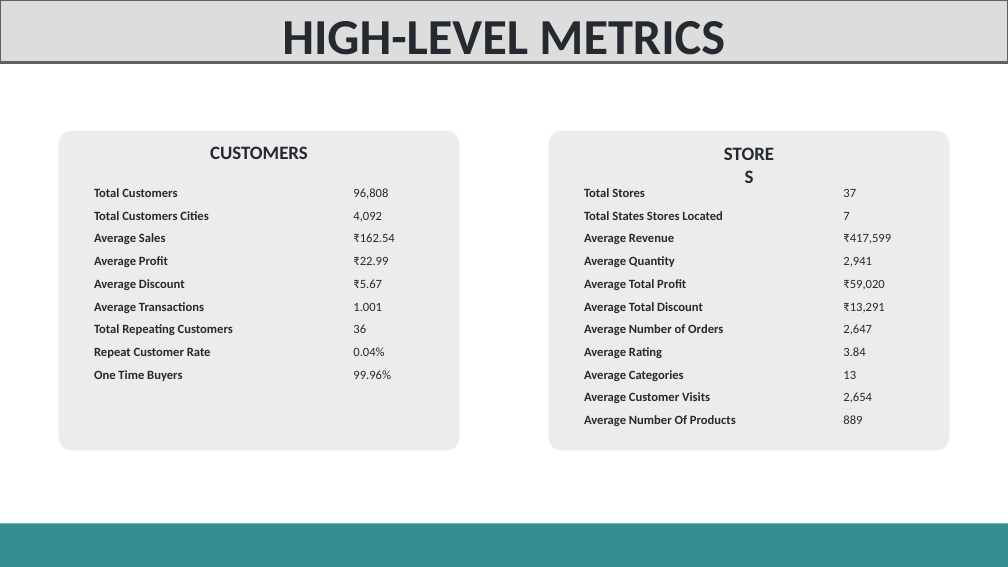
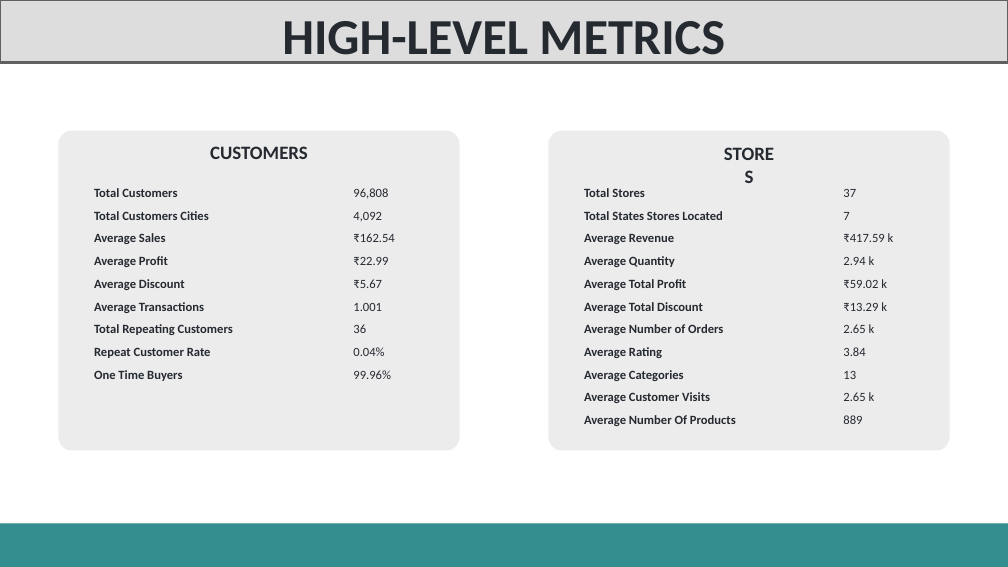
Before and after one commit to Dipesh-Ydv/Retail-Store-Data-Analysis, a slide deck: slide 52 of Retail Analysis Presentation.pptx. Drawn at 1008x567 pixels with LibreOffice and Linux fonts; fonts in the diff are those of the drawing. Boxes give left, top, right and bottom in pixels: in the first picture for what was removed or moved away, otherwise in the second. Text is boxed around its words. In the diff, an @@ line names an element or a change of style, - is before the commit and + after.

```diff
--- a/Retail Analysis Presentation.pptx
+++ b/Retail Analysis Presentation.pptx
@@ table at [577, 182, 922, 432] @@
-row 3, column 2: ₹417,599
+row 3, column 2: ₹417.59 k
-row 4, column 2: 2,941
+row 4, column 2: 2.94 k
-row 5, column 2: ₹59,020
+row 5, column 2: ₹59.02 k
-row 6, column 2: ₹13,291
+row 6, column 2: ₹13.29 k
-row 7, column 2: 2,647
+row 7, column 2: 2.65 k
-row 10, column 2: 2,654
+row 10, column 2: 2.65 k
```
Also in this commit, not shown: 6 other slides changed, 4 slides added, 4 other files.
